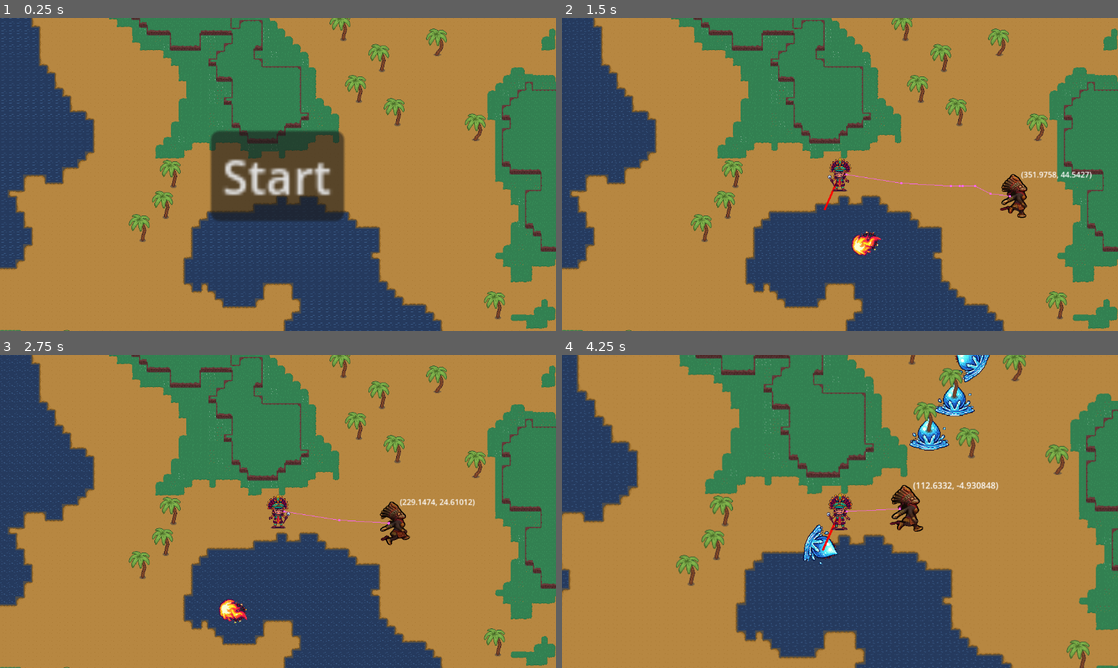
Above: before the commit, frames 1-4 (two rows, left to right).
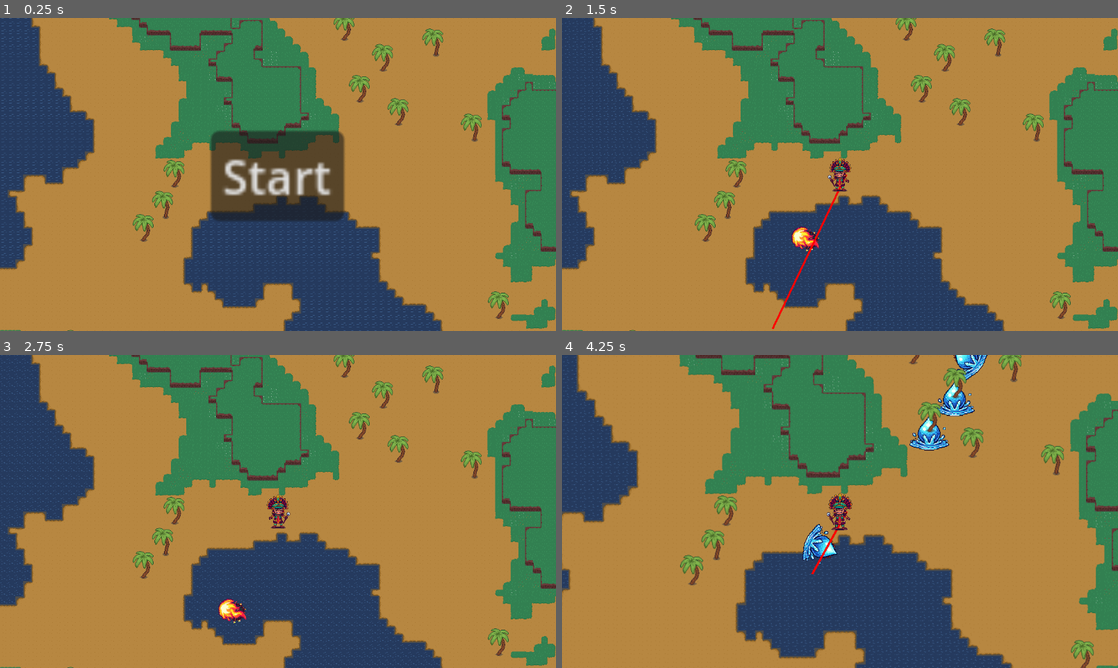
Above: after the commit, the same moments.

Repository: lvnav/survivor-in-two-week
Game: Godot game, scene res://Scenes/Root.tscn
Same seed, same stepped clock (60 frames per second), same inputs: the game is played once before the commit and once after it.
Inputs (mouse positions are in pixels of both pictures, inside the frame that each line leads up to):
- Up to frame 1 (0.25 s): no input
- Up to frame 2 (1.5 s): click "Start" at 0.5 s; tap Enter (ui_accept) at 1.25 s; move the mouse to (773, 327) at 1.27 s; hold Right (ui_right) from 1.28 s (still down); tap 1 (burning_projectile) at 1.35 s
- Up to frame 3 (2.75 s): keep holding Right (ui_right); tap Enter (ui_accept) at 1.52, 2.27 s; move the mouse to (278, 511) at 2.02 s; tap Space (dodge) at 2.1 s
- Up to frame 4 (4.25 s): move the mouse to (895, 442) at 2.77 s; release Right (ui_right) at 2.78 s; hold Left (ui_left) 2.78-3.53 s; tap 2 (wet_projectile) at 2.85 s; move the mouse to (812, 574) at 3.52 s; hold Right (ui_right) from 3.53 s (still down); tap Mouse wheel up (zoom_in) at 3.6 s; tap Enter (ui_accept) at 3.77 s

The runs differ from the first frame. In frame 1, 1.9% of the frame differs, in the area x 11-100%, y 0-100%; in frame 2, 3.3%; in frame 3, 2.7%; in frame 4, 3.6%, in the area x 20-100%, y 0-100%.

Commit message:
Make mobs spawn outside (but close) of the viewport

Diff:
--- a/Scenes/EnvironmentalState/environmental_state.gd
+++ b/Scenes/EnvironmentalState/environmental_state.gd
@@ -31,6 +31,7 @@
 		assert(false, "Unexpected key " + key)
 	elemental_states[key] = new_value
 	elemental_states_change.emit(key, new_value)
+
 	actual_state_timer.start()
 
 
--- a/Scenes/EnvironmentalState/environmental_state.tscn
+++ b/Scenes/EnvironmentalState/environmental_state.tscn
@@ -6,13 +6,13 @@
 script = ExtResource("1_kljnh")
 
 [node name="Container" type="VBoxContainer" parent="."]
-unique_name_in_owner = true
 visible = false
 offset_right = 108.0
 offset_bottom = 40.0
 
 [node name="ActualStateTimer" type="Timer" parent="."]
 wait_time = 3.0
+one_shot = true
 
 [connection signal="elemental_states_change" from="." to="." method="_on_elemental_states_change"]
 [connection signal="timeout" from="ActualStateTimer" to="." method="_on_actual_state_timer_timeout"]
--- a/Scenes/Level/Level.tscn
+++ b/Scenes/Level/Level.tscn
@@ -9,22 +9,8 @@
 mob = ExtResource("2_w1lrs")
 
 [node name="MobSpawnTimer" type="Timer" parent="."]
-one_shot = true
+wait_time = 5.0
 autostart = true
-
-[node name="Spawns" type="Node2D" parent="."]
-
-[node name="SpawnA" type="Node2D" parent="Spawns"]
-visible = false
-position = Vector2(22, -251)
-
-[node name="SpawnB" type="Node2D" parent="Spawns"]
-visible = false
-position = Vector2(506, 263)
-
-[node name="SpawnC" type="Node2D" parent="Spawns"]
-visible = false
-position = Vector2(8, 412)
 
 [node name="UpHandler" type="Node" parent="."]
 script = ExtResource("3_pod3h")
--- a/Scenes/Level/level.gd
+++ b/Scenes/Level/level.gd
@@ -1,6 +1,5 @@
 class_name Level extends Node2D
 
-@onready var spawns: Node2D = $Spawns
 @onready var hud: Hud = $HUD
 @onready var root: Root = $".."
 @onready var up_handler: UpHandler = $UpHandler
@@ -29,13 +28,13 @@
 	if root.game_state != root.GAME_STATE_PLAY:
 		return
 
+	var spawn_position: Vector2 = find_spawn_position()
 	var new_mob: Mob = mob.instantiate()
+
 	new_mob.die.connect(self._on_mob_die)
 	new_mob.visible = true
-	#var spawner_position: Node2D = spawns.get_child(1)
 	new_mob.target = player
-	#var spawner_position: Node2D = spawns.get_child(randi_range(0, spawns.get_child_count()-1))
-	new_mob.position = Vector2(400,50)
+	new_mob.position = spawn_position
 	new_mob.process_mode = Node.PROCESS_MODE_INHERIT
 	add_child(new_mob)
 
@@ -85,3 +84,25 @@
 	if shooter.bullet_mode == "burning":
 		spawned_bullet.environmental_state.set_elemental_state("burning", true)
 		spawned_bullet.environmental_state.set_elemental_state("wet", false)
+
+
+func find_spawn_position() -> Vector2:
+	var proc_world: ProcGenWorld = EnvironmentalStateResolver.proc_world
+	var spawnable_positions: Array[Vector2i] = proc_world.ground_1.get_used_cells()
+	spawnable_positions = spawnable_positions.duplicate()
+	spawnable_positions.append_array(proc_world.ground_2.get_used_cells())
+
+	var camera_size: Vector2 = get_viewport_rect().size * player.camera_2d.zoom
+	var camera_oversize: Vector2 = camera_size * 2
+	var camera_rect: Rect2 = Rect2(player.camera_2d.get_screen_center_position() - camera_size / 2, camera_size)
+	var camera_rect_oversize: Rect2 = Rect2(player.camera_2d.get_screen_center_position() - camera_oversize / 2, camera_oversize)
+
+	var has_find: bool = false
+	var spawn_position: Vector2
+	while !has_find:
+		var spawnable_pos: Vector2i = spawnable_positions.pick_random()
+		var local_spawnable_pos: Vector2 = proc_world.ground_1.map_to_local(spawnable_pos)
+		if !camera_rect.has_point(local_spawnable_pos) and camera_rect_oversize.has_point(local_spawnable_pos):
+			spawn_position = proc_world.ground_1.map_to_local(spawnable_pos)
+			has_find = true
+	return spawn_position
--- a/Scenes/Level/proc_gen_world.gd
+++ b/Scenes/Level/proc_gen_world.gd
@@ -9,7 +9,6 @@
 @onready var ground_2: TileMapLayer = $Ground2
 @onready var cliff: TileMapLayer = $Cliff
 @onready var environment: TileMapLayer = $Environment
-@onready var level: Level = $".."
 
 var logic_tiles : Dictionary = {}
 
@@ -57,8 +56,17 @@
 
 
 func generate_world() -> void:
-	for x: int in range(-width/2.0, width/2.0):
-		for y:int in range(-height/2.0, height/2.0):
+	var min_width: float = -width/2.0
+	var max_width: float = width/2.0
+	var min_height: float = -height/2.0
+	var max_height: float = height/2.0
+
+	for x: int in range(min_width, max_width):
+		for y:int in range(min_height, max_height):
+			if x == min_width or x == max_width - 1 or y == min_height or y == max_height - 1:
+				cliff_tiles.append(Vector2i(x,y))
+				continue
+
 			var noise_val: float = noise.get_noise_2d(x,y)
 			var tree_noise_val: float = tree_noise.get_noise_2d(x,y)
 			if noise_val >= -0.2:
@@ -70,6 +78,7 @@
 					var tiledata: TileData = environment.get_cell_tile_data(cell_position)
 
 					var logic_tile: LogicTile = logic_tile_packed_scene.instantiate()
+
 					logic_tile = logic_tile.with_data(
 						tiledata,
 						cell_position
--- a/Scenes/Level/tileset.tres
+++ b/Scenes/Level/tileset.tres
@@ -38,6 +38,24 @@
 outlines = Array[PackedVector2Array]([PackedVector2Array(-8, -8, 8, -8, 8, 8, -8, 8)])
 agent_radius = 0.0
 
+[sub_resource type="NavigationPolygon" id="NavigationPolygon_3mxlx"]
+vertices = PackedVector2Array(8, 8, -8, 8, -8, -8, 8, -8)
+polygons = Array[PackedInt32Array]([PackedInt32Array(0, 1, 2, 3)])
+outlines = Array[PackedVector2Array]([PackedVector2Array(-8, -8, 8, -8, 8, 8, -8, 8)])
+agent_radius = 0.0
+
+[sub_resource type="NavigationPolygon" id="NavigationPolygon_rhscf"]
+vertices = PackedVector2Array(8, 8, -8, 8, -8, -8, 8, -8)
+polygons = Array[PackedInt32Array]([PackedInt32Array(0, 1, 2, 3)])
+outlines = Array[PackedVector2Array]([PackedVector2Array(-8, -8, 8, -8, 8, 8, -8, 8)])
+agent_radius = 0.0
+
+[sub_resource type="NavigationPolygon" id="NavigationPolygon_3caxn"]
+vertices = PackedVector2Array(8, 8, -8, 8, -8, -8, 8, -8)
+polygons = Array[PackedInt32Array]([PackedInt32Array(0, 1, 2, 3)])
+outlines = Array[PackedVector2Array]([PackedVector2Array(-8, -8, 8, -8, 8, 8, -8, 8)])
+agent_radius = 0.0
+
 [sub_resource type="TileSetAtlasSource" id="TileSetAtlasSource_8ow0x"]
 texture = ExtResource("1_4o18t")
 0:0/0 = 0
@@ -61,6 +79,7 @@
 9:0/0 = 0
 10:0/0 = 0
 11:0/0 = 0
+11:0/0/navigation_layer_0/polygon = SubResource("NavigationPolygon_3mxlx")
 12:0/0 = 0
 13:0/0 = 0
 0:1/animation_columns = 3
@@ -1984,10 +2003,12 @@
 12:2/0 = 0
 12:2/0/texture_origin = Vector2i(0, 28)
 12:2/0/physics_layer_1/polygon_0/points = PackedVector2Array(-20, -51, 18.7383, -51.6188, 8, 8, -8, 8)
+12:2/0/navigation_layer_0/polygon = SubResource("NavigationPolygon_rhscf")
 15:2/size_in_atlas = Vector2i(3, 4)
 15:2/0 = 0
 15:2/0/texture_origin = Vector2i(10, 28)
 15:2/0/physics_layer_1/polygon_0/points = PackedVector2Array(-20, -51, 18.7383, -51.6188, 8, 8, -8, 8)
+15:2/0/navigation_layer_0/polygon = SubResource("NavigationPolygon_3caxn")
 15:6/size_in_atlas = Vector2i(3, 4)
 15:6/0 = 0
 15:6/0/texture_origin = Vector2i(0, 26)
--- a/Scenes/LogicTile/logic_tile.gd
+++ b/Scenes/LogicTile/logic_tile.gd
@@ -22,4 +22,6 @@
 		EnvironmentalStateResolver.proc_world.environment.erase_cell(
 			EnvironmentalStateResolver.proc_world.environment.local_to_map(position)
 		)
+		if !EnvironmentalStateResolver.proc_world.is_baking():
+			EnvironmentalStateResolver.proc_world.bake_navigation_polygon()
 		environmental_state_sprite.hide()
--- a/Scenes/Mob/Mob.tscn
+++ b/Scenes/Mob/Mob.tscn
@@ -37,8 +37,8 @@
 radius = 45.0
 
 [sub_resource type="CapsuleShape2D" id="CapsuleShape2D_xog2x"]
-radius = 9.0
-height = 20.0
+radius = 30.0
+height = 60.0
 
 [node name="Mob" type="CharacterBody2D" groups=["enemy"]]
 visibility_layer = 2
@@ -66,8 +66,8 @@
 sprite_frames = SubResource("SpriteFrames_eqfff")
 
 [node name="NavigationAgent2D" type="NavigationAgent2D" parent="."]
-path_desired_distance = 31.51
-path_max_distance = 150.0
+path_desired_distance = 210.0
+target_desired_distance = 50.0
 path_postprocessing = 1
 debug_enabled = true
 debug_use_custom = true
@@ -79,7 +79,6 @@
 shape = SubResource("CircleShape2D_mw3tk")
 
 [node name="CollisionShape2D" type="CollisionShape2D" parent="."]
-position = Vector2(1, 35)
 shape = SubResource("CapsuleShape2D_xog2x")
 
 [connection signal="velocity_computed" from="NavigationAgent2D" to="." method="_on_navigation_agent_2d_velocity_computed"]
--- a/Scenes/Player/line_2d.gd
+++ b/Scenes/Player/line_2d.gd
@@ -8,7 +8,7 @@
 
 
 func _process(_delta: float) -> void:
-	set_point_position(0, player.position.normalized())
-	set_point_position(1, ray_cast_2d.target_position.limit_length(400))
+	set_point_position(0, to_local(player.position))
+	set_point_position(1, to_local(ray_cast_2d.target_position))
 
 	pass
--- a/Scenes/Player/player.gd
+++ b/Scenes/Player/player.gd
@@ -1,8 +1,9 @@
 class_name Player extends CharacterBody2D
 
 var BoltPacked: PackedScene = preload("res://Scenes/Bolt/Bolt.tscn")
+
 const DEFAULT_TOTAL_LIFE: int = 100
-const BASE_SPEED: float = 300.0
+const BASE_SPEED: float = 500.0
 
 @export var bolt: PackedScene
 @export var bolts: Array[Bolt]
@@ -18,7 +19,6 @@
 @onready var state_indicator: HBoxContainer = $StateIndicator
 @onready var hit_box: Area2D = $HitBox
 @onready var character_body_collision_shape: CollisionShape2D = $CharacterBodyCollisionShape
-@onready var proc_gen_world_2: ProcGenWorld = $".."
 @onready var label: Label = $Label
 @onready var environmental_state: EnvironmentalState = $EnvironmentalState
 @onready var environmental_state_sprite: EnvironmentalStateSprite = $EnvironmentalStateSprite
@@ -77,7 +77,7 @@
 	else:
 		player_state = "move"
 
-	if ray_cast_2d.target_position.x < 0:
+	if to_local(ray_cast_2d.target_position).x < 0:
 		sprite_2d.flip_h = true
 	else:
 		sprite_2d.flip_h = false
--- a/Scenes/Player/player.tscn
+++ b/Scenes/Player/player.tscn
@@ -44,10 +44,10 @@
 [node name="ReleaseDodgeTimer" type="Timer" parent="."]
 
 [node name="Camera2D" type="Camera2D" parent="."]
-limit_left = -1600
+limit_left = -1610
 limit_top = -1600
 limit_right = 1580
-limit_bottom = 1580
+limit_bottom = 1600
 limit_smoothed = true
 
 [node name="CharacterBodyCollisionShape" type="CollisionShape2D" parent="."]
--- a/Scenes/Player/ray_cast_2d.gd
+++ b/Scenes/Player/ray_cast_2d.gd
@@ -5,6 +5,6 @@
 
 func _process(_delta: float) -> void:
 
-	target_position = get_local_mouse_position()
+	target_position = get_global_mouse_position()
 
 	pass
Not shown: 1 places in Scenes/Level/tileset.tres that only renumber resources
